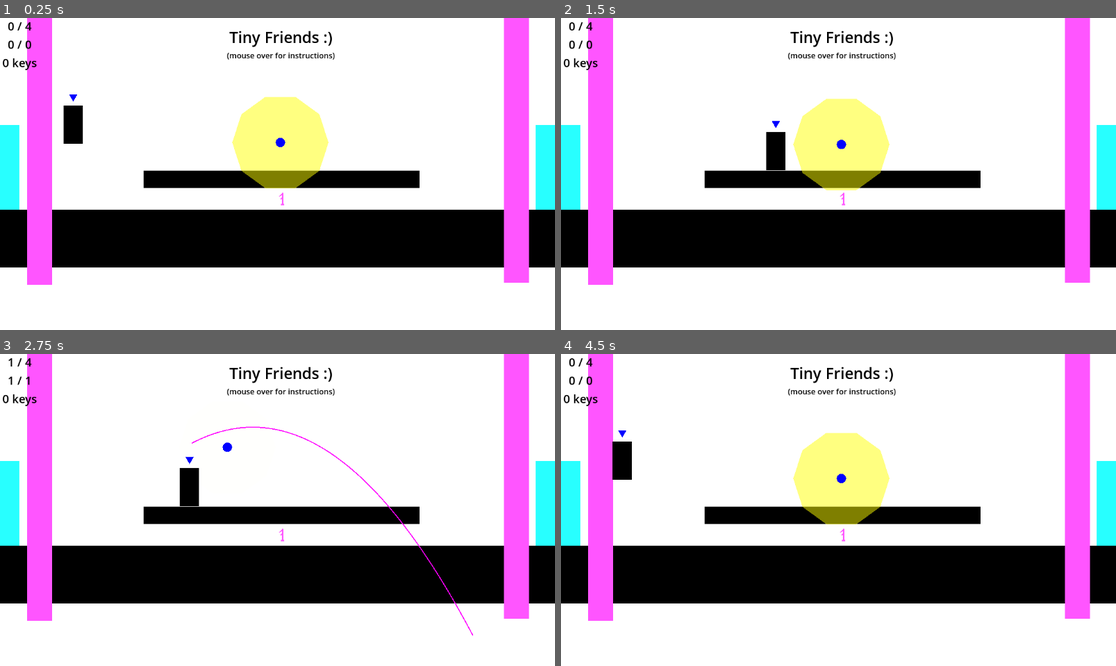
Above: before the commit, frames 1-4 (two rows, left to right).
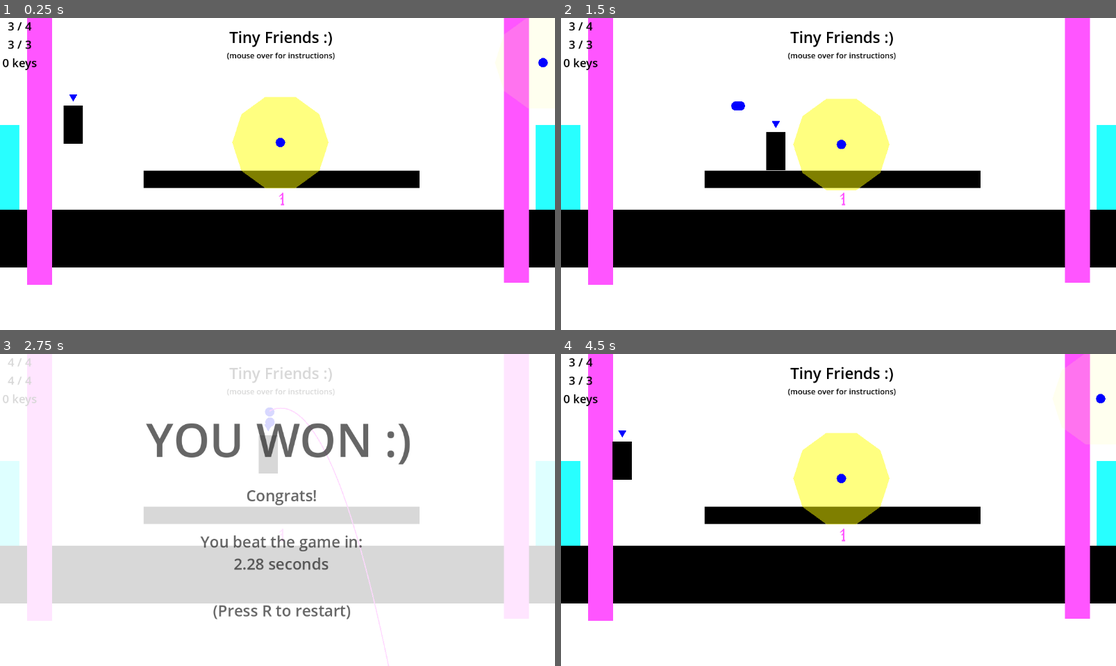
Above: after the commit, the same moments.

Repository: BaconEggsRL/ld56
Game: Godot game, scene res://game.tscn
Two runs of this game, one before a commit and one after it. Both use one fixed random seed, a clock stepped at 60 frames per second and the inputs below.
Inputs (mouse positions are in pixels of both pictures, inside the frame that each line leads up to):
- Up to frame 1 (0.25 s): no input
- Up to frame 2 (1.5 s): move the mouse to (960, 158) at 0.52 s; hold Right (ui_right) from 0.53 s (still down); right-click (960, 158) at 0.6 s; tap Space (jump) at 0.77 s; move the mouse to (727, 189) at 1.27 s; tap Ctrl (change_control) at 1.35 s
- Up to frame 3 (2.75 s): tap Space (jump) at 1.52 s; right-click (166, 525) at 1.55 s; move the mouse to (333, 441) at 2.02 s; release Right (ui_right) at 2.03 s; hold Left (ui_left) from 2.03 s (still down); hold Shift (charge_throw) from 2.03 s (still down); right-click (333, 441) at 2.3 s
- Up to frame 4 (4.5 s): tap R (restart) at 2.75, 4.15 s; move the mouse to (810, 572) at 2.77 s; release Left (ui_left) at 2.78 s; release Shift (charge_throw) at 2.78 s; hold Right (ui_right) 2.78-4.28 s; tap E (interact) at 2.85 s; tap Space (jump) at 3.02, 3.77 s; right-click (810, 572) at 3.05 s; move the mouse to (1005, 556) at 3.52 s; right-click (1005, 556) at 3.6 s; move the mouse to (672, 463) at 4.27 s; hold Left (ui_left) from 4.28 s (still down); tap Tab (switch_actor) at 4.35 s

The runs differ from the first frame. In frame 1, 1.1% of the frame differs, in the area x 1-99%, y 0-29%; in frame 2, 0.1%; in frame 3, 34%, in the area x 0-100%, y 0-100%; in frame 4, 1.2%.

Commit message:
game time

Diff:
--- a/game.tscn
+++ b/game.tscn
@@ -13,6 +13,7 @@
 [ext_resource type="LabelSettings" uid="uid://c0tsoxqpuedc1" path="res://objects/body.tres" id="7_4prw0"]
 [ext_resource type="LabelSettings" uid="uid://bl1kcv46rr2ys" path="res://objects/tiny.tres" id="8_lf3qf"]
 [ext_resource type="PackedScene" uid="uid://oai41udmii44" path="res://objects/key.tscn" id="9_v0rdg"]
+[ext_resource type="Script" path="res://time_label.gd" id="9_yfjwo"]
 
 [sub_resource type="RectangleShape2D" id="RectangleShape2D_7fjfh"]
 size = Vector2(2102, 118)
@@ -423,12 +424,15 @@
 
 [node name="friend2" parent="friends" instance=ExtResource("2_fmk3c")]
 position = Vector2(2897, 48)
+auto_attach = true
 
 [node name="friend3" parent="friends" instance=ExtResource("2_fmk3c")]
 position = Vector2(4032, 279)
+auto_attach = true
 
 [node name="friend4" parent="friends" instance=ExtResource("2_fmk3c")]
 position = Vector2(-580, 353)
+auto_attach = true
 
 [node name="respawn" type="Node2D" parent="."]
 
@@ -473,8 +477,14 @@
 layout_mode = 2
 text = "0 keys"
 label_settings = SubResource("LabelSettings_v2lyb")
-horizontal_alignment = 1
 script = ExtResource("6_kwlv2")
+
+[node name="time_label" type="Label" parent="Camera2D/GridContainer"]
+visible = false
+layout_mode = 2
+text = "time"
+label_settings = SubResource("LabelSettings_v2lyb")
+script = ExtResource("9_yfjwo")
 
 [node name="gameover" type="CanvasLayer" parent="Camera2D"]
 process_mode = 3
@@ -498,17 +508,36 @@
 offset_bottom = -81.0
 grow_horizontal = 2
 grow_vertical = 2
-text = "YOU WIN"
+text = "YOU WON :)"
 label_settings = ExtResource("6_3hnhf")
 
 [node name="msg_label" type="Label" parent="Camera2D/gameover" groups=["win_label"]]
-offset_left = 450.0
-offset_top = 273.0
-offset_right = 716.0
-offset_bottom = 414.0
+offset_left = 339.0
+offset_top = 271.0
+offset_right = 831.0
+offset_bottom = 412.0
 text = "Congrats!
 
-Press R to restart"
+You beat the game in:"
+label_settings = ExtResource("7_4prw0")
+horizontal_alignment = 1
+
+[node name="time_label" type="Label" parent="Camera2D/gameover" groups=["win_label"]]
+offset_left = 249.0
+offset_top = 413.0
+offset_right = 919.0
+offset_bottom = 458.0
+text = "0 seconds"
+label_settings = ExtResource("7_4prw0")
+horizontal_alignment = 1
+script = ExtResource("9_yfjwo")
+
+[node name="control_tip" type="Label" parent="Camera2D/gameover" groups=["win_label"]]
+offset_left = 339.0
+offset_top = 510.0
+offset_right = 831.0
+offset_bottom = 562.0
+text = "(Press R to restart)"
 label_settings = ExtResource("7_4prw0")
 horizontal_alignment = 1
 
--- a/gameover.gd
+++ b/gameover.gd
@@ -24,6 +24,8 @@
 
 
 func _ready() -> void:
+	Global.gameover_layer = self
+
 	self.hide()
 	# set hidden colors
 	fade_bg.color = bg_hidden_color
--- a/global.gd
+++ b/global.gd
@@ -1,14 +1,48 @@
 extends Node
 
-var num_keys = 0
+var num_keys : int = 0
+var time_start : float = 0
+var time_now : float = 0
 
 var key_text_label : Label
+var time_label : Label
 var interactions : Node2D
 
+var time_elapsed : float = 0
 
+var gameover_layer : CanvasLayer
+
+
+func round_place(num,places):
+	return (round(num*pow(10,places))/pow(10,places))
+
+
+func _process(_delta):
+	if not gameover_layer.game_over:
+		time_now = Time.get_unix_time_from_system()
+		time_elapsed = time_now - time_start
+		# print(time_elapsed)
+	else:
+		var seconds = str(round_place(time_elapsed, 2))
+		var message = "%s seconds" % seconds
+		time_label.text = message
+		print(time_elapsed)
+		self.set_process(false)
+
+
+func _ready():
+	time_start = Time.get_unix_time_from_system()
+
+
+# call when game ends
 func resetGlobals() -> void:
 	print("reset")
 	num_keys = 0
+	time_start = Time.get_unix_time_from_system()
+	time_now = time_start
+	time_elapsed = 0
+	self.set_process(true)
+
 
 func playSound(key : String):
 	var sound_player = self.get_node(key)
--- /dev/null
+++ b/time_label.gd
@@ -0,0 +1,6 @@
+extends Label
+
+
+# Called when the node enters the scene tree for the first time.
+func _ready() -> void:
+	Global.time_label = self
Not shown: 1 places in game.tscn that only renumber resources
Not shown, changed: goals.txt
